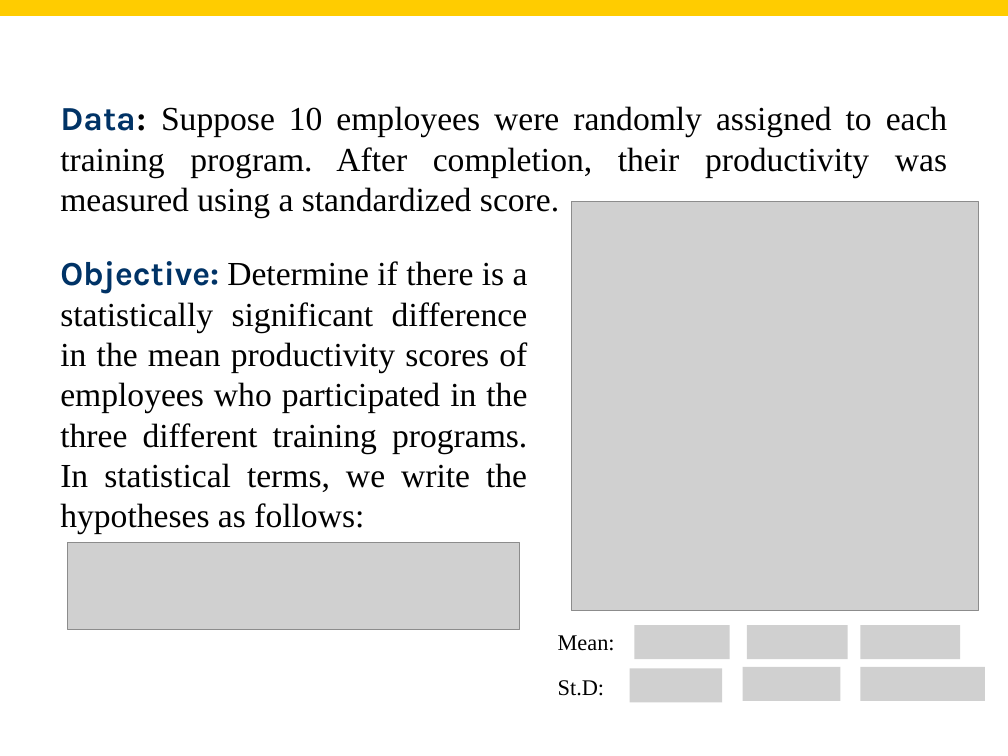
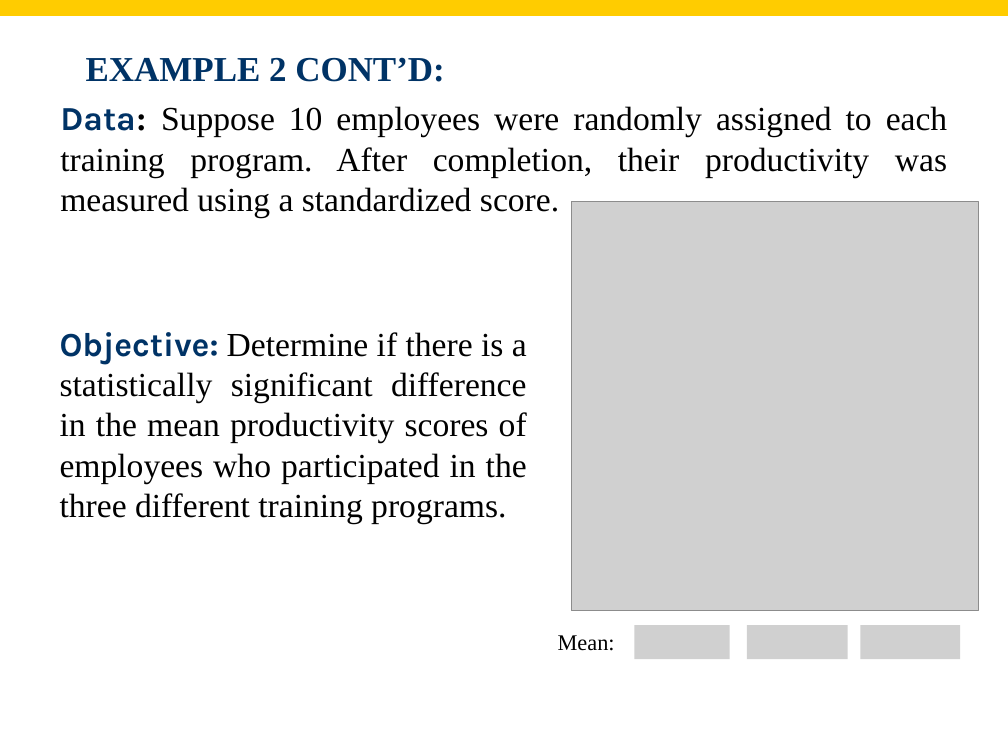
Before and after one commit to shnezam/BUAD1560, a slide deck: slide 5 of slides/pdf/Chapt13.pptx. Drawn at 1008x756 pixels with LibreOffice and Linux fonts; fonts in the diff are those of the drawing; grey boxes stand for pictures; background and template pictures are left out. Boxes give left, top, right and bottom in pixels: in the first picture for what was removed or moved away, otherwise in the second. Text is boxed around its words. In the diff, an @@ line names an element or a change of style, - is before the commit and + after.

```diff
--- a/slides/pdf/Chapt13.pptx
+++ b/slides/pdf/Chapt13.pptx
@@ title added at (x1=86, y1=57, x2=444, y2=82), 25 pt, text #003366, bold @@
+EXAMPLE 2 CONT’D:
@@ text at (x1=60, y1=332, x2=527, y2=523): text changed @@
-Objective: Determine if there is a statistically significant difference in the mean productivity scores of employees who participated in the three different training programs. In statistical terms, we write the hypotheses as follows:
+Objective: Determine if there is a statistically significant difference in the mean productivity scores of employees who participated in the three different training programs.
@@ picture removed at (x1=68, y1=542, x2=520, y2=629) @@
@@ text removed at (x1=558, y1=680, x2=604, y2=696) @@
-St.D:
@@ picture removed at (x1=630, y1=668, x2=723, y2=703) @@
@@ picture removed at (x1=743, y1=667, x2=841, y2=702) @@
@@ picture removed at (x1=860, y1=667, x2=985, y2=702) @@
```
Also in this commit, not shown: 6 other slides changed, 7 slides added, 4 slides removed, 1 other file.
